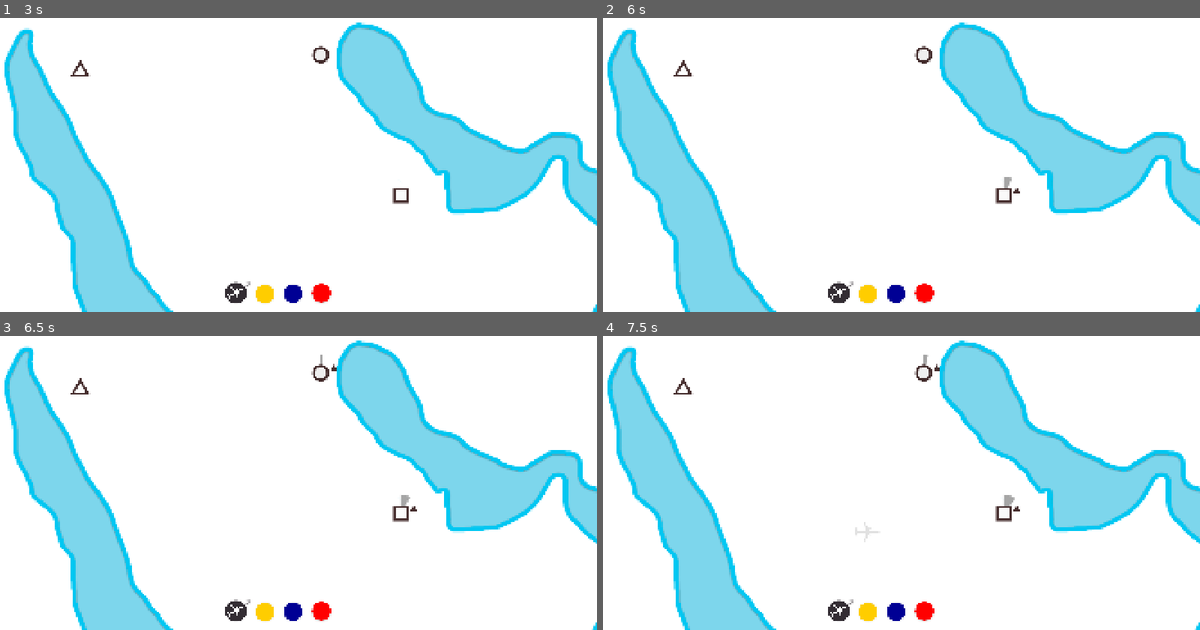
Above: before the commit, frames 1-4 (two rows, left to right).
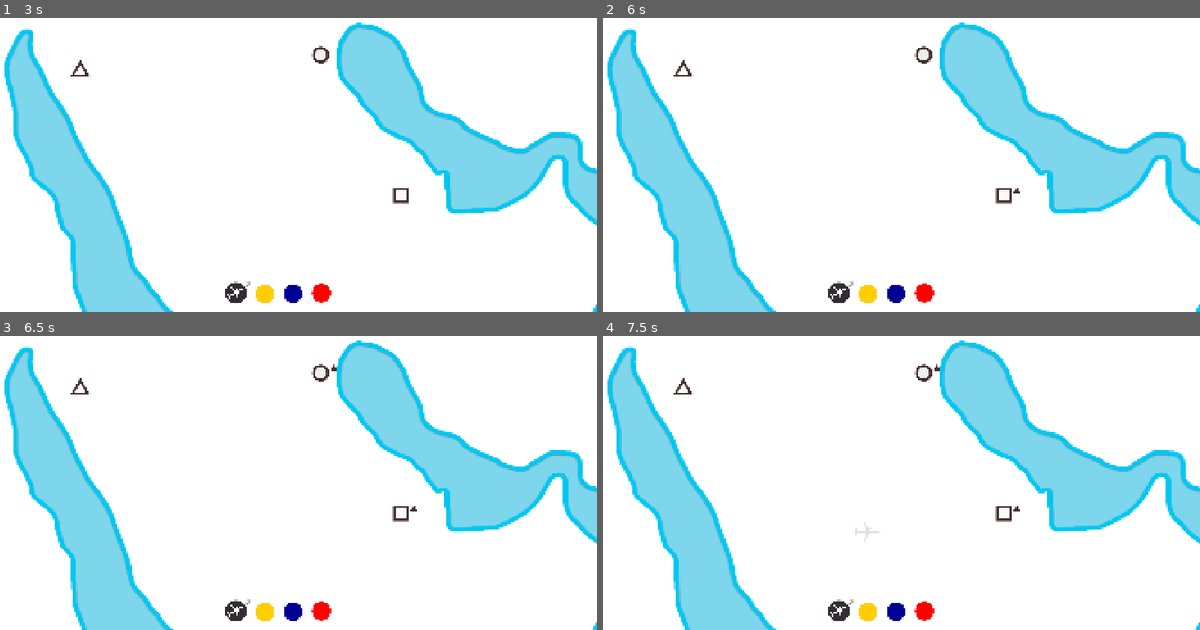
Above: after the commit, the same moments.

Repository: top-it-090304/Holding-Pattern
Game: Godot game, scene res://scene/Main.tscn
Same seed, same stepped clock (60 frames per second), same inputs: the game is played once before the commit and once after it.
Inputs (mouse positions are in pixels of both pictures, inside the frame that each line leads up to):
- Up to frame 1 (3 s): click (268, 294) at 0.5 s; click (292, 294) at 1.25 s; click (322, 294) at 2 s; click (268, 294) at 2.75 s
- Up to frame 2 (6 s): click (895, 294) at 3.5 s; click (925, 294) at 4.25 s; click (871, 294) at 5 s; click (895, 294) at 5.75 s
- Up to frame 3 (6.5 s): no input
- Up to frame 4 (7.5 s): click (925, 612) at 6.5 s; tap Enter at 7.25 s; drag from (841, 612) to (925, 374) at 7.27 s

Frame 1 is identical in both runs. In frame 2, less than 0.1% of the frame differs, in the area x 67-69%, y 54-58%; in frame 3, less than 0.1%; in frame 4, less than 0.1%, in the area x 53-69%, y 6-58%.

Commit message:
UI: fix bug

Diff:
--- a/scripts/GameData.gd
+++ b/scripts/GameData.gd
@@ -1,7 +1,7 @@
 extends Node
 
 var start_planes: int = 3
-var max_passengers: int = 1
+var max_passengers: int = 7
 
 enum ShapeType { CIRCLE, SQUARE, TRIANGLE }
 
--- a/scripts/Main.gd
+++ b/scripts/Main.gd
@@ -327,7 +327,7 @@
 	tween.tween_interval(2.0)
 
 	tween.tween_callback(func():score_final_label.text = str(passengers_delivery))
-	tween.tween_property(main_pack, "self_modulate:a", 1.0, 1.8).from(0.0)
+	tween.tween_property(main_pack, "self_modulate:a", 1.0, 3.0).from(0.0)
 
 
 func _setup_vignette(_airport):
